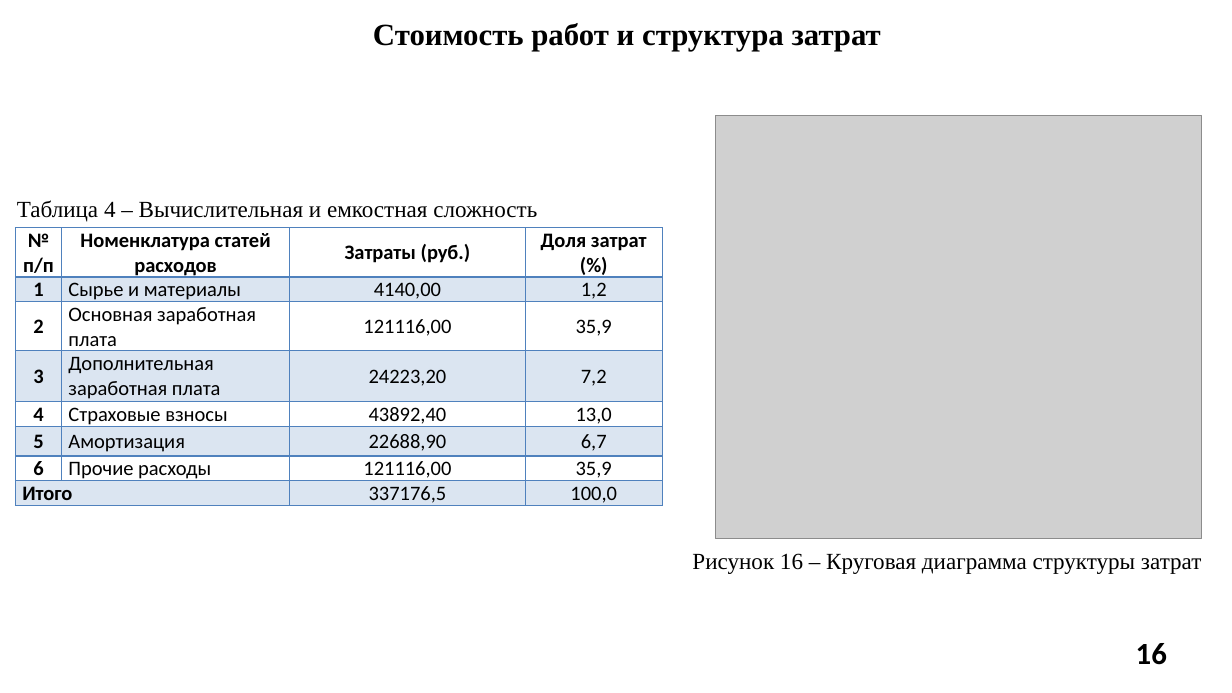
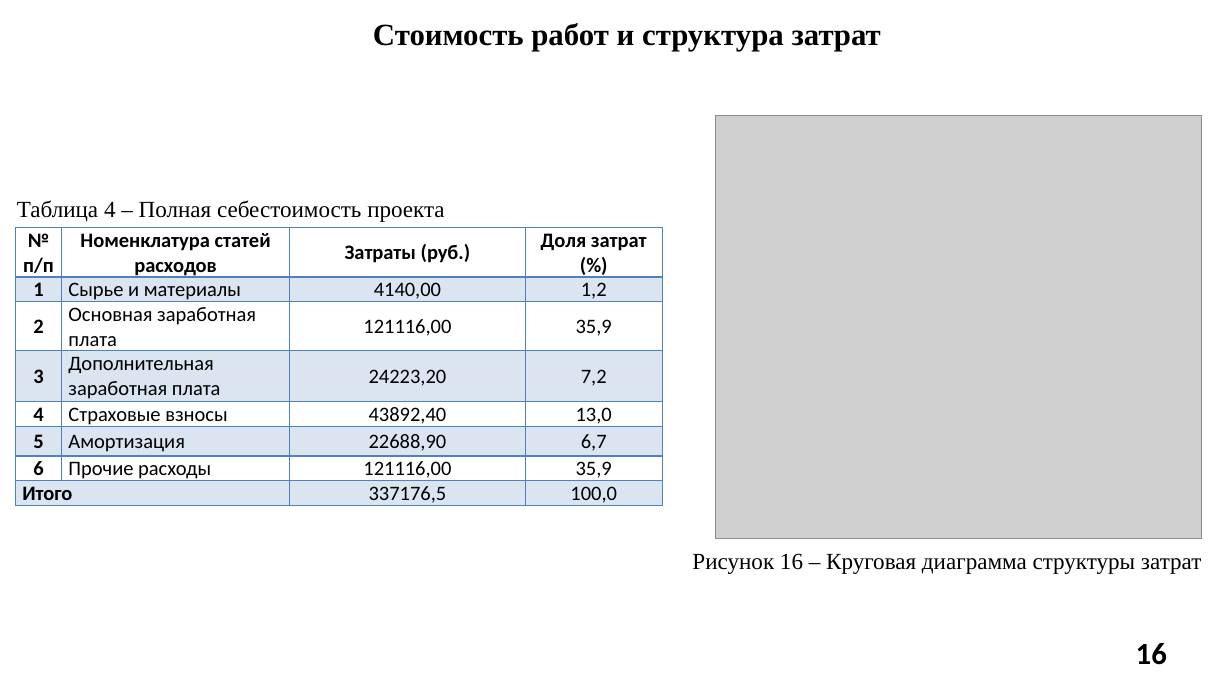
Before and after one commit to graduate-work-mirea/documents, a slide deck: slide 16 of НОРМАКОНТРОЛЬ/Презентация_090304_21И1589_ИКБО-20-21_Мухаметшин АР.pptx. Drawn at 1232x693 pixels with LibreOffice and Linux fonts; fonts in the diff are those of the drawing; grey boxes stand for pictures; background and template pictures are left out. Boxes give left, top, right and bottom in pixels: in the first picture for what was removed or moved away, otherwise in the second. Text is boxed around its words. In the diff, an @@ line names an element or a change of style, - is before the commit and + after.

```diff
--- a/НОРМАКОНТРОЛЬ/Презентация_090304_21И1589_ИКБО-20-21_Мухаметшин АР.pptx
+++ b/НОРМАКОНТРОЛЬ/Презентация_090304_21И1589_ИКБО-20-21_Мухаметшин АР.pptx
@@ text at (17, 200, 444, 222): text changed @@
-Таблица 4 – Вычислительная и емкостная сложность
+Таблица 4 – Полная себестоимость проекта
```
Also in this commit, not shown: 1 other slide changed, 13 other files.
